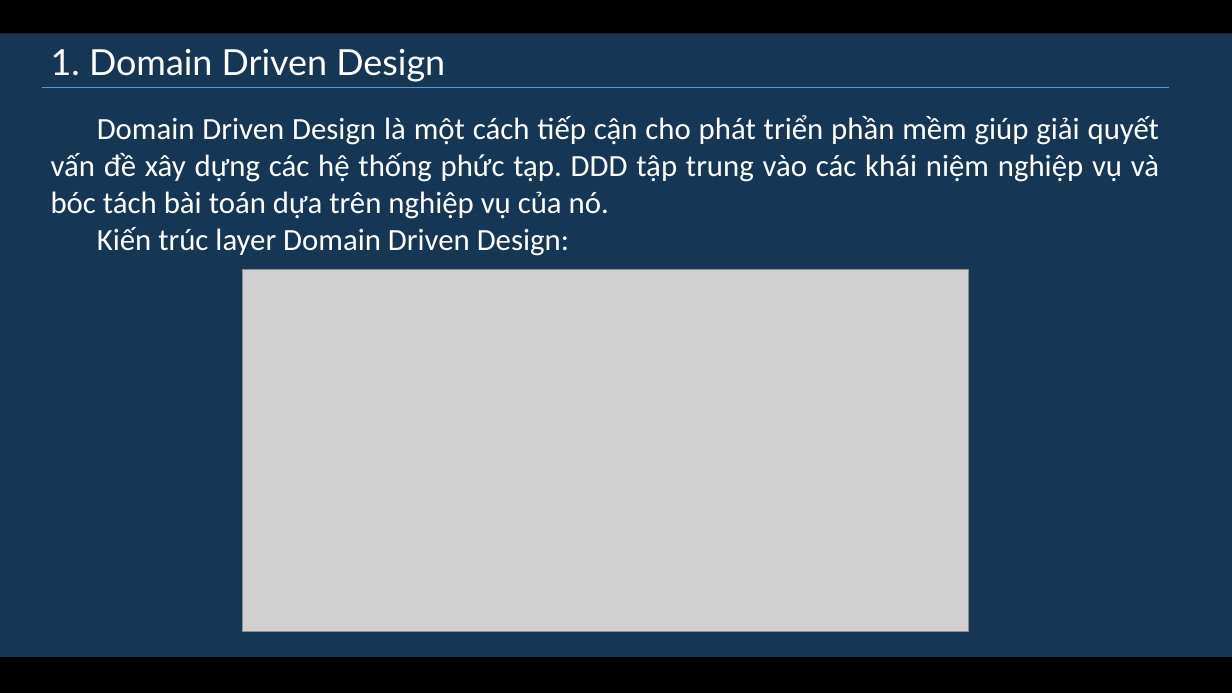
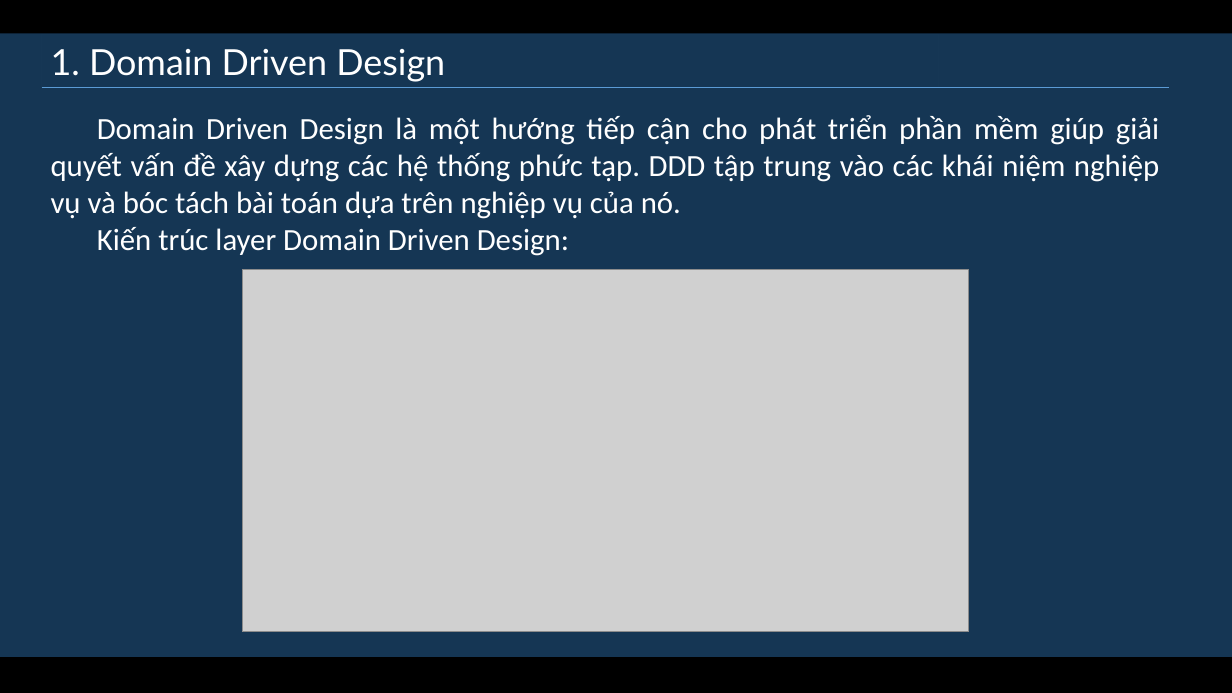
Before and after one commit to diennttlu/Graduation-Project, a slide deck: slide 15 of documents/implementations/slide.pptx. Drawn at 1232x693 pixels with LibreOffice and Linux fonts; fonts in the diff are those of the drawing; grey boxes stand for pictures. Boxes give left, top, right and bottom in pixels: in the first picture for what was removed or moved away, otherwise in the second. Text is boxed around its words. In the diff, an @@ line names an element or a change of style, - is before the commit and + after.

```diff
--- a/documents/implementations/slide.pptx
+++ b/documents/implementations/slide.pptx
@@ text at (51, 115, 1159, 219): text changed @@
-Domain Driven Design là một cách tiếp cận cho phát triển phần mềm giúp giải quyết vấn đề xây dựng các hệ thống phức tạp. DDD tập trung vào các khái niệm nghiệp vụ và bóc tách bài toán dựa trên nghiệp vụ của nó.
+Domain Driven Design là một hướng tiếp cận cho phát triển phần mềm giúp giải quyết vấn đề xây dựng các hệ thống phức tạp. DDD tập trung vào các khái niệm nghiệp vụ và bóc tách bài toán dựa trên nghiệp vụ của nó.
```
Also in this commit, not shown: 9 other slides changed, 4 other files.
